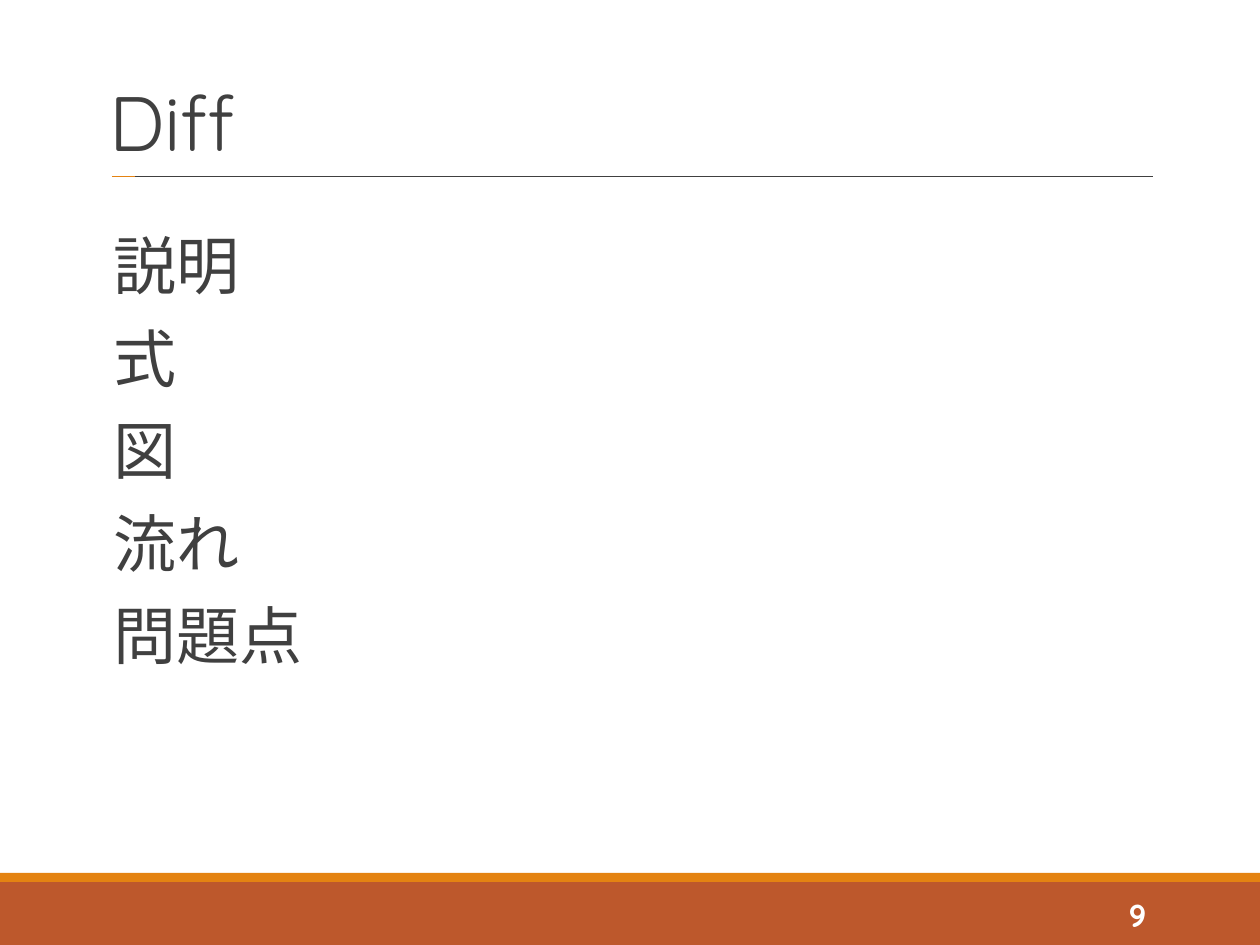
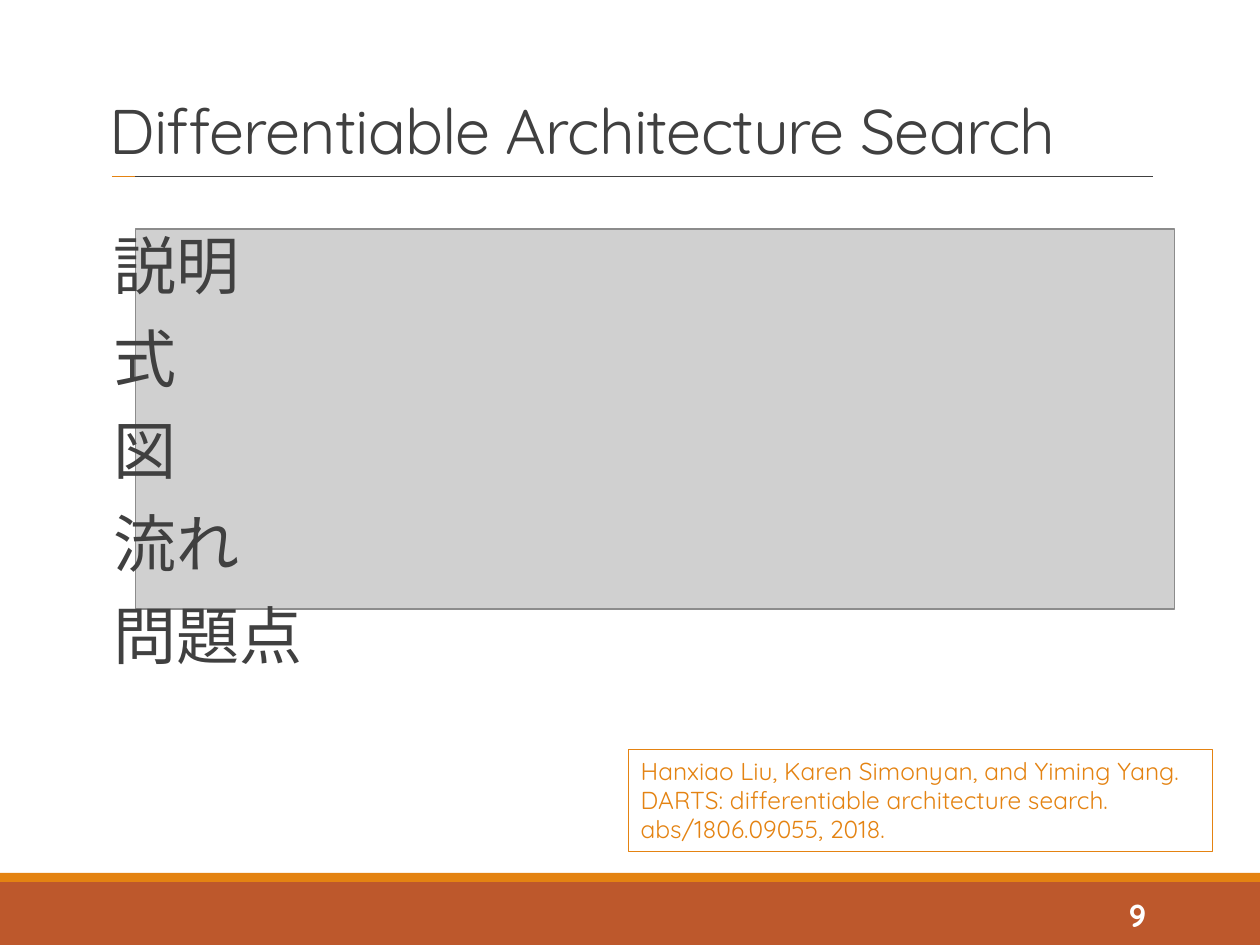
Before and after one commit to tatsuya-sugiyama/WeeklyReport, a slide deck: slide 9 of report/2020後期/2020_2nd_sugiyama.pptx. Drawn at 1260x945 pixels with LibreOffice and Linux fonts; fonts in the diff are those of the drawing; grey boxes stand for pictures. Boxes give left, top, right and bottom in pixels: in the first picture for what was removed or moved away, otherwise in the second. Text is boxed around its words. In the diff, an @@ line names an element or a change of style, - is before the commit and + after.

```diff
--- a/report/2020後期/2020_2nd_sugiyama.pptx
+++ b/report/2020後期/2020_2nd_sugiyama.pptx
@@ title at box(110, 107, 1055, 155): text changed; size 44 to 36 pt @@
-Diff
+Differentiable Architecture Search
@@ picture added at box(135, 229, 1174, 610) @@
@@ rectangle added at box(629, 750, 1213, 852), outline #E48312 0.75 pt, 14 pt, text #E48312 @@
+Hanxiao Liu, Karen Simonyan, and Yiming Yang. DARTS: differentiable architecture search. abs/1806.09055, 2018.
```
Also in this commit, not shown: 2 other slides changed, 2 slides added, 2 other files.
